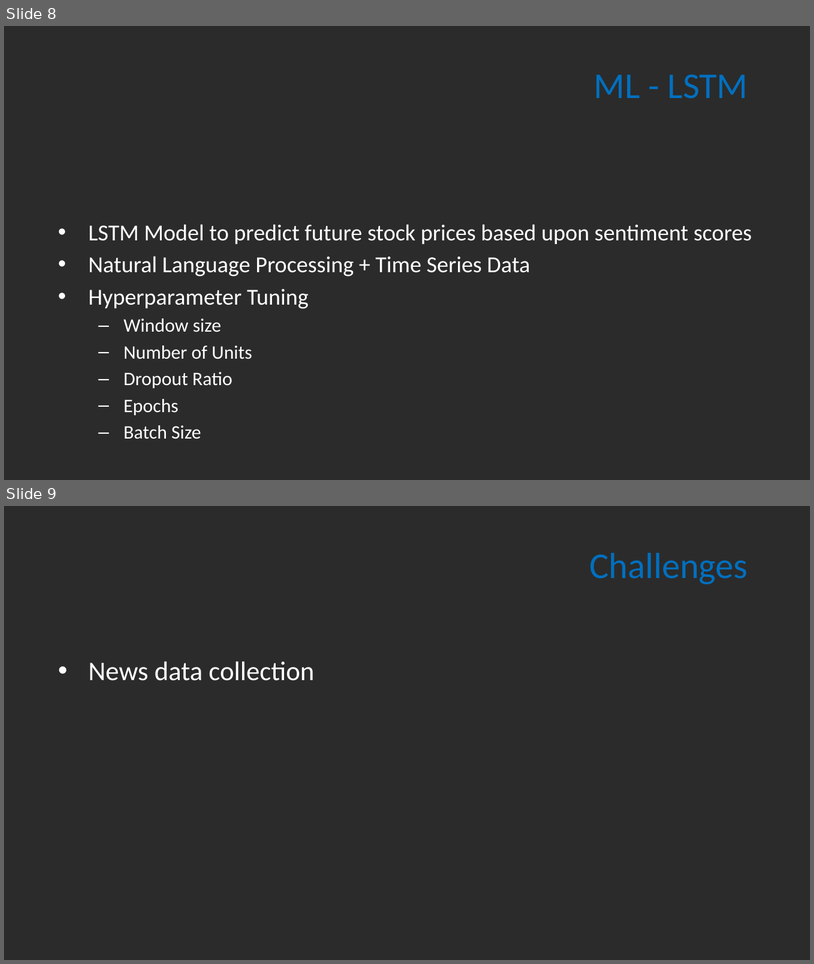
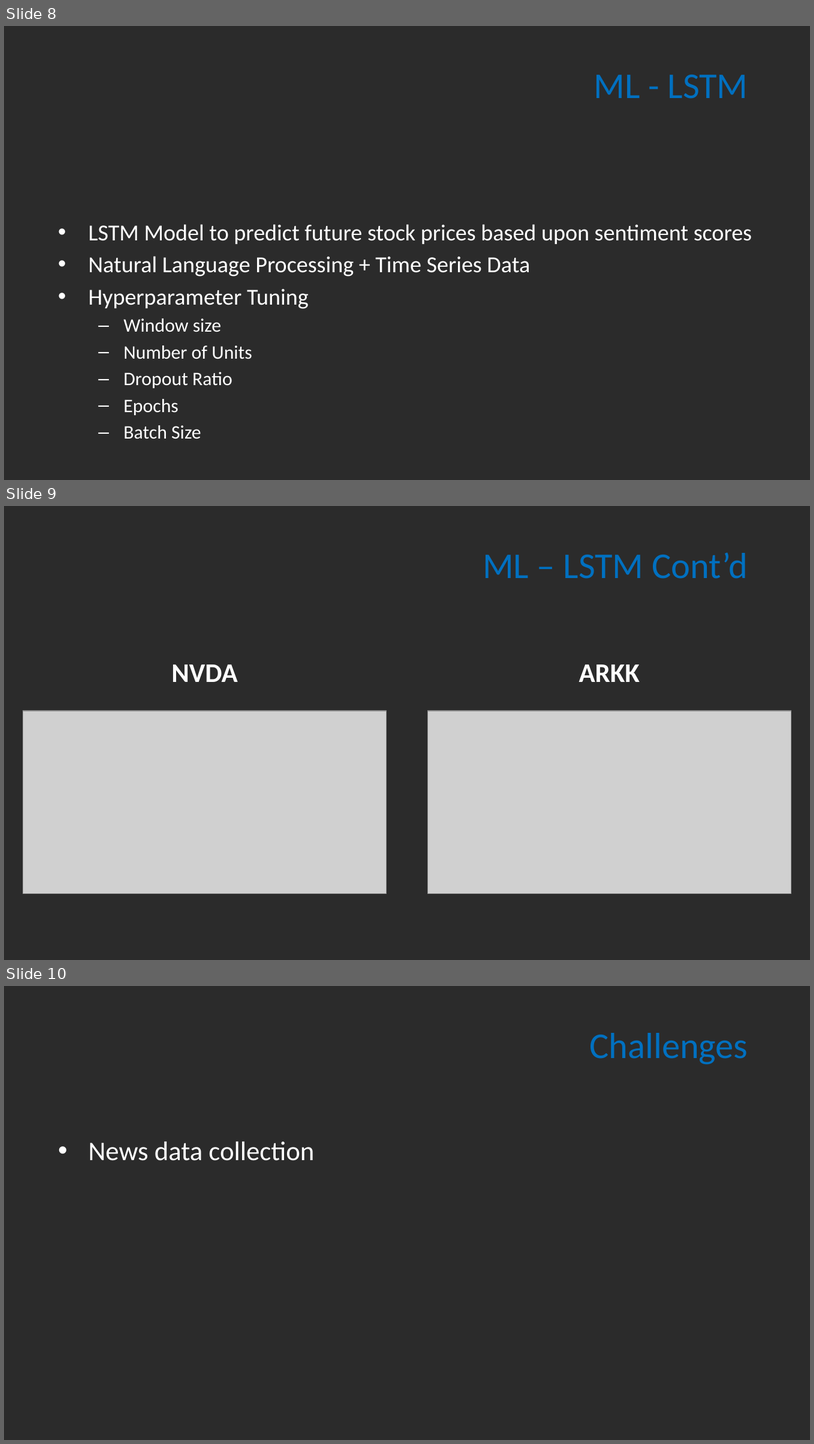
Before and after one commit to patricia-raj/predict-stock-movements, a slide deck: Project 02.pptx. Shown one above the other, each under a label of ours: slides 8 and 9 before the commit, slides 8, 9 and 10 after it. The pictures are 814x964 and 814x1444 pixels, drawn with LibreOffice and Linux fonts; fonts in the diff are those of the drawing; grey boxes stand for pictures; background and template pictures are left out; a plain dark background stands for a picture behind light text. Boxes give left, top, right and bottom in pixels: in the first picture for what was removed or moved away, otherwise in the second. Text is boxed around its words. In the diff, an @@ line names an element or a change of style, - is before the commit and + after.

Commit message:
lstm charts and addt'l slide to review NVDA and ARKK LSTM model charts

```diff
--- a/Project 02.pptx
+++ b/Project 02.pptx
@@ slide 9 added at (4,506,810,960), background picture (left out) @@
@@ title added at (483,552,748,579), 32.4 pt, text #0070C0 @@
+ML – LSTM Cont’d
@@ text added at (171,664,237,682), 24 pt, text #FFFFFF, bold @@
+NVDA
@@ text added at (579,664,640,682), 24 pt, text #FFFFFF, bold @@
+ARKK
@@ picture added at (23,711,386,894) @@
@@ picture added at (428,711,791,894) @@
@@ what was slide 9 is now slide 10 @@
```
Also in this commit, not shown: 4 other files.
